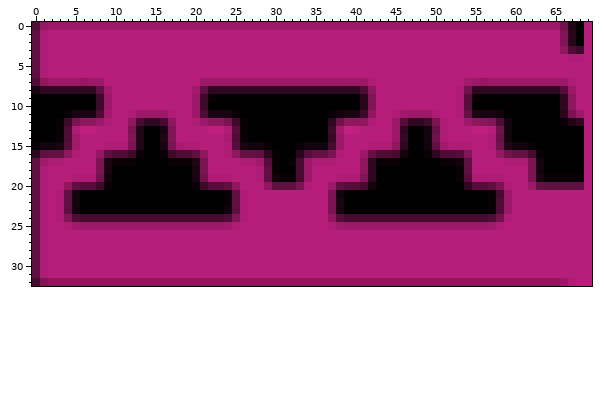
Edited in one commit: sprite sheet (Media/Textures/Block.png). The first picture shows the starting point.
The file is 70x33 pixels. Colours within 5 levels of each other are drawn and written as one.
New version:
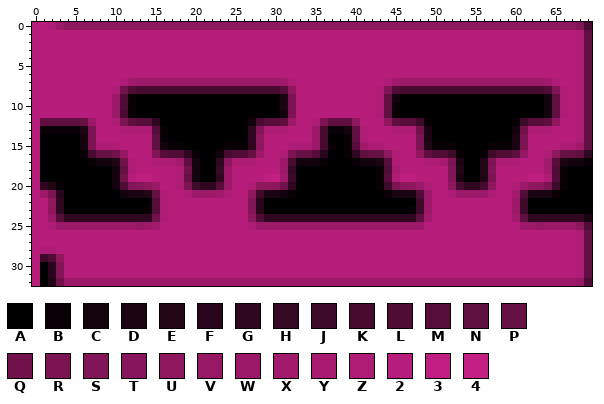
Palette (. is transparent): A #000000  B #090106  C #12030c  D #1a0411  E #200515  F #29061b  G #300720  H #360925  J #3d0a29  K #460b2f  L #4f0c35  M #570d3a  N #601040  P #661144  Q #71124b  R #7c1453  S #821557  T #88165c  U #8e175e  V #961865  W #9c1969  X #a21a6c  Y #a81b70  Z #ae1c75  2 #b71e7b  3 #be1f80  4 #c41f83
The exact change:
y 0: x 0..2 LVW -> 22Z; x 4..69 WWWWWWWWWWWWWWWWWWWWWWWWWWWWWWWWWWWWWWWWWWWWWWWWWWWWWWWWWWWWWWQEA2 -> UUUUUUUUUUUUUUUUUUUUUUUUUUUUUUUUUUUUUUUUUUUUUUUUUUUUUUUUUUUUUUUUSK
y 1..2: x 0..1 NZ -> 22; x 66..69 SFA2 -> 22ZN
y 3: x 0..1 NZ -> 22; x 66..69 ULJ2 -> 22ZN
y 4: x 0..1 NZ -> 22; x 67 Z -> 2; x 69 2 -> N
y 5..6: x 0..1 NZ -> 22; x 68..69 22 -> ZN
y 7: x 0..8 LUWWWWVWW -> 222222222; x 11..20 2222222222 -> ZXWWWWWWWW; x 31..42 WWWWWWWWWWWZ -> XZ2222222222; x 44..54 2222222222X -> ZXWWWWWWWWW; x 56 V -> W; x 64..69 WWWZ22 -> XZ22ZN
y 8: x 0..69 DGGGGGGGNX2222222222XNGGGGGGGGGGGGGGGGGGGLU2222222222ZQGGGGGGGGGGGMW22 -> 2222222222ZQLKKKKKKKKKKKKKKKKKKMU2222222222ZSLKKKKKKKKKKKKKKKKKKLSZ2ZN
y 9: x 0..22 AAAAAAAAJW2222222222WJB -> 2222222222WLBAAAAAAAAAA; x 31..55 AAAAAAAAAAFS2222222222ZMB -> DR2222222222ZNCAAAAAAAAAA; x 64..69 AAGU22 -> CNZ2ZN
y 10: x 0..21 AAAAAAAAJW2222222222WJ -> 2222222222WLBAAAAAAAAA; x 31..54 AAAAAAAAAAFS2222222222ZM -> DR2222222222ZNBAAAAAAAAA; x 64..69 AAGU22 -> CNZ2ZN
y 11: x 0..25 AAAABDDDLX22ZWWWWZ22WLDDDB -> 2222222222WKBAAAAAAAAAAAAA; x 31..58 AAAAAABCDDJU22ZXWWWZ22ZPEDDC -> CR2222222222ZNBAAAAAAAAAAAAA; x 64..69 AAFRW2 -> CNZ2ZN
y 12: x 0..14 AAABJRUUWZ22UKG -> 2NNNNNPW22ZRNMM; x 16..39 KU22ZWUURJBAAAAAAAAAAGQU -> AAAAAAAAAAACKMMNW22ZRNNN; x 41..42 UZ -> 22; x 44..45 2W -> UN; x 47..69 GGJRZ22WUTSLCAAAAAABEG2 -> MJBAAAAAAAAAABJMMNU22ZN
y 13: x 0..2 AAA -> 2BB; x 4..7 LZ33 -> BBDR; x 11..41 2REAADS222233ZMBAAAAAAAAAAJX432 -> ZZZZMBAAAAAAAAAAGSZZZ222WKBBCNZ; x 45..69 WGAACPZ222332QCAAAAAAAAA2 -> ZZZQDAAAAAAAAAACQZZZ222ZN
y 14: x 0 A -> 2; x 3..7 BLX22 -> AAACR; x 12..41 SEAAES222222YLBAAAAAAAAAAHW222 -> 222NBAAAAAAAAAAGU222222WKAABNZ; x 45..69 WHAACQZ22222ZPCAAAAAAAAA2 -> 222RDAAAAAAAAAADR222222ZN
y 15: x 0..8 BCCDMX222 -> 2AAAAACRZ; x 11..41 ZREAADRYZZ222ZMDCCBAAABCCCKW222 -> 2222NCBBAAAAABBBGU222ZZZWKBABMX; x 44..69 ZUGAACNXZZZ22ZQECCBAAAAAA2 -> 2222REBBBAAAABBBDR2222ZZXN
y 16: x 0..17 GNPPUZ22VNLLJBAABJ -> 2AAAAABKPPQV222SML; x 19..26 LNU22ZUP -> GBAACKLL; x 28..41 NGBAAFMPPRZ22W -> W22ZRPPMFAABGN; x 43..50 LLKCAABG -> PUZ22UNL; x 52..69 LMS222VQPPKBAAAAA2 -> JBAABJLLNV22ZUPPNG
y 17: x 0..25 NXZZ2222RDBBBAAAABBBER2222 -> 2AAAAAABCCEQZ22ZZZXNCAAGUZ; x 28..58 XMBABKWZZZ222UGBBBAAAAABBCN2222 -> 222WKCCCBAAABCCDMZ222ZZYRDAAERZ; x 61..69 ZRCAAAAA2 -> 222XMDCCB
y 18: x 0..24 NZ222222RDAAAAAAAAAADR222 -> 2AAAAAAAAACPZ22222ZQCAAHW; x 28..57 ZNBAAKW222222UGAAAAAAAAAABN222 -> 222WHAAAAAAAAAABLY222222SEAAES; x 62..66 RCAAA -> 22XLB; x 69 2 -> A
y 19: x 0..24 NZ222ZZZQCAAAAAAAAAADQZZZ -> 2AAAAAAAAACQ233222ZPCAAGW; x 28..58 ZNCBBKW222ZZZSGAAAAAAAAAABMZZZZ -> 234XJAAAAAAAAAABMZ332222SDAAER2; x 62..65 RDBB -> 33ZL; x 67..69 BB2 -> AAA
y 20: x 0..22 NZ22UNMMJBAAAAAAAAAABJM -> 2GEBAAAAAACLSTUW22ZRJGG; x 24..25 NU -> W2; x 27..28 22 -> ZU; x 30..53 NNNRZ22WNMMKCAAAAAAAAAAA -> UQGAAAAAAAAAABJRUUWZ22UK; x 55..69 MMNRZ22WPNNNNN2 -> GKU22ZWUURJBAAA
y 21: x 0..5 NZ2ZNC -> 2WRFAA; x 11..38 AAAAAAAAAAAAABNZ2222222222RC -> CDDEPZ22ZWWWXZ22UJDDCBAAAAAA; x 44..69 AAAAAAAAAAAAABKW2222222222 -> BDDDLW22ZWWWWZ22XLDDDBAAAA
y 22: x 0..5 NZ2ZNC -> 22UGAA; x 15..38 AAAAAAAAABNZ2222222222RD -> MZ2222222222SFAAAAAAAAAA; x 48..69 AAAAAAAAABLW2222222222 -> JW2222222222WJAAAAAAAA
y 23: x 0..5 NZ2ZNC -> 22UGAA; x 14..38 AAAAAAAAAACNZ2222222222RD -> BMZ2222222222SFAAAAAAAAAA; x 47..69 AAAAAAAAAABLW2222222222 -> BJW2222222222WJAAAAAAAA
y 24: x 0..69 NZ2ZSLKKKKKKKKKKKKKKKKKKLSZ2222222222UMKKKKKKKKKKKKKKKKKKLQZ2222222222 -> 22WMGGGGGGGGGGGQZ2222222222ULGGGGGGGGGGGGGGGGGGGNX2222222222XNGGGGGGGD
y 25: x 0..5 NZ22ZX -> 22ZWWW; x 13 W -> V; x 15..25 WWWWWWWWWXZ -> X2222222222; x 27..38 2222222222ZX -> ZWWWWWWWWWWW; x 49..58 WWWWWWWWXZ -> 2222222222; x 61..69 222222222 -> WWVWWWWUL
y 26..27: x 0..1 NZ -> 22; x 68..69 22 -> ZN
y 28: x 0 N -> 2; x 2 2 -> Z; x 68..69 22 -> ZN
y 29: x 0..3 NZ22 -> 2JLU; x 68..69 22 -> ZN
y 30..31: x 0..3 NZ22 -> 2AFS; x 68..69 22 -> ZN
y 32: x 0..65 KSUUUUUUUUUUUUUUUUUUUUUUUUUUUUUUUUUUUUUUUUUUUUUUUUUUUUUUUUUUUUUUUU -> 2AEQWWWWWWWWWWWWWWWWWWWWWWWWWWWWWWWWWWWWWWWWWWWWWWWWWWWWWWWWWWWWWW; x 67..69 Z22 -> WVL
Changed places in both pictures, as pixel boxes (x1, y1, x2, y2):
changed: (32, 22, 592, 286)
